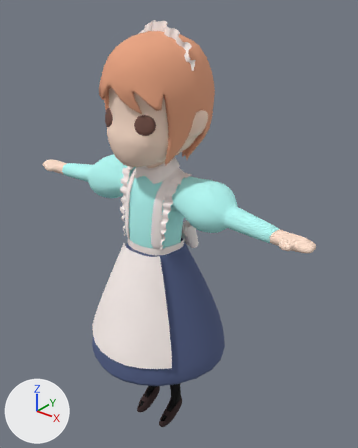
The OBJ model model_obj/maid/maid.obj as it was, and as the next commit left it.
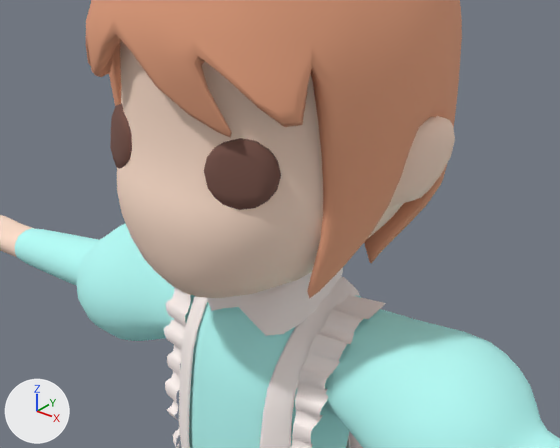
Old and new are each drawn whole from a camera (50 mm lens) standing at (12.21, -13.71, 19.22) and looking at (0.49, 0.94, 10.14) and again close up from a camera (50 mm lens) standing at (5.52, -6.62, 17.71) and looking at (1.03, -1.0, 14.22). Arrows for +X, +Y and +Z are at lower left; the lights stay in place. Where no turn or scale is listed for an object, it has been applied to the vertices. Vertices at the same position are counted once.

The first close-up shows 'maid'.
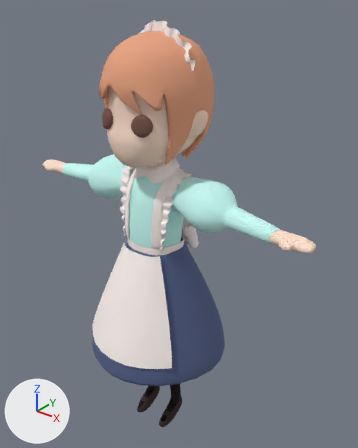
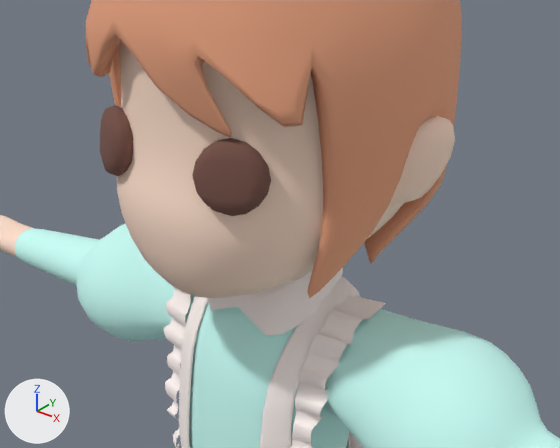
Location of each change, (x1, y1, x2, y2) in pixels of the close-ups (560 x 448 px; the box of a moved part takes in the faces that stretch with it):
'maid', reshaped
    both: (0, 0, 560, 448)
part 1 of me_maid, moved or reshaped
    before: (204, 138, 281, 210)
    after: (192, 138, 271, 216)
part 2 of me_maid, moved or reshaped
    before: (110, 104, 132, 169)
    after: (100, 105, 133, 176)

What the commit changed:
Material 'Shirt_MT2SG' (mat_shirt_mt2sg) changes colour from cyan #b6fef9 to cyan #cafff8; in linear values from (0.47, 0.99, 0.95) to (0.59, 1.0, 0.94).
me_maid has 6100 vertices, 5583 faces and spans x -6.8..6.8, y -3.0..2.7, z 0.0..18.1.
me_maid is used by ob_maid; location (0.0, 0.0, 0.0).
me_maid part 1: the loose piece of 66 vertices spanning x 0.5..1.2, y -1.6..-1.1, z 14.5..15.2 is moved by (0.0, -0.1, 0.0).
me_maid part 2: the loose piece of 66 vertices spanning x -1.2..-0.5, y -1.6..-1.1, z 14.5..15.2 is moved by (0.0, -0.1, 0.0).
